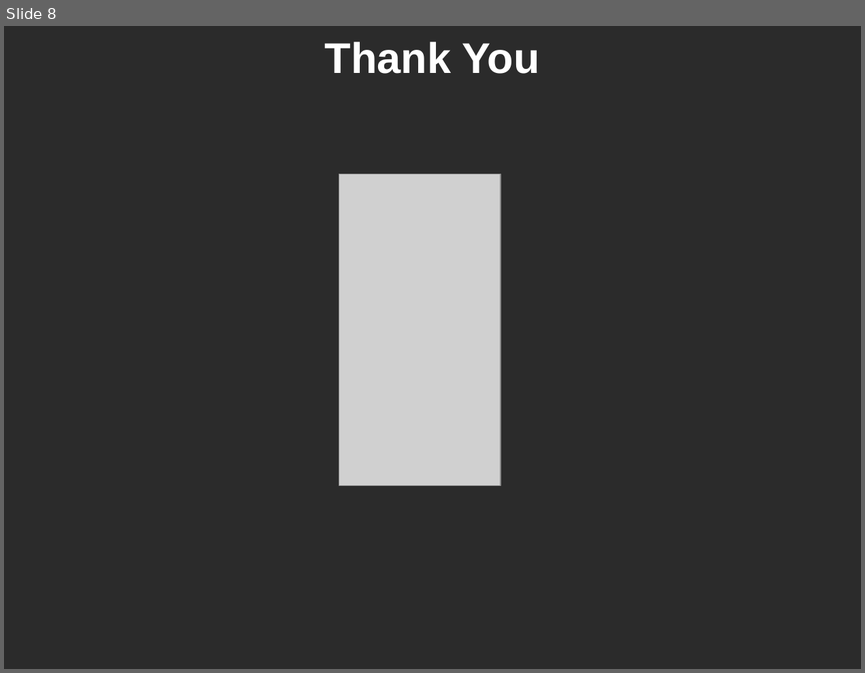
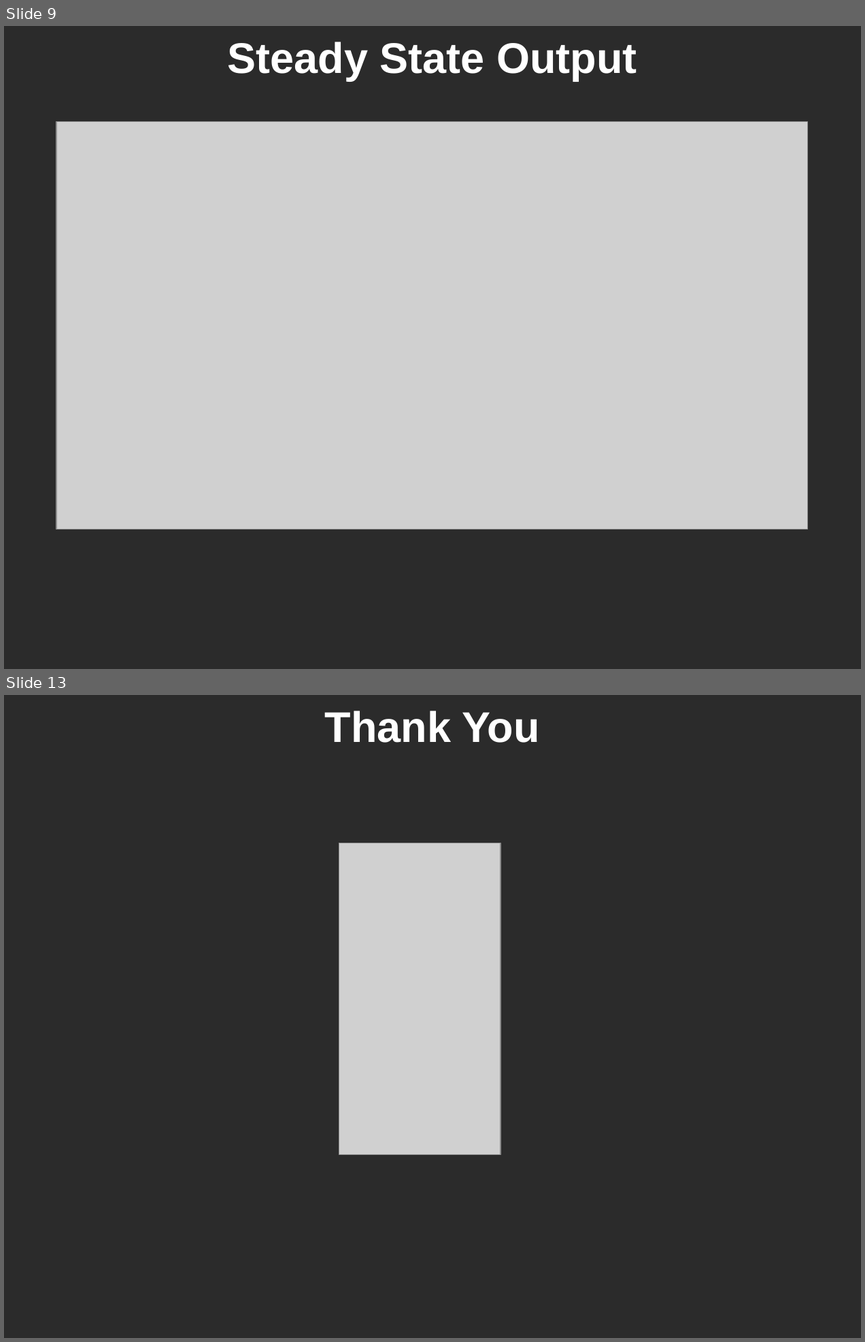
Before and after one commit to ominux/ece532, a slide deck: project/april_11/john.pptx. Shown one above the other, each under a label of ours: slide 8 before the commit, slides 9 and 13 after it; the slides between them are not shown. The pictures are 865x673 and 865x1342 pixels, drawn with LibreOffice and Linux fonts; fonts in the diff are those of the drawing; grey boxes stand for pictures; background and template pictures are left out; a plain dark background stands for a picture behind light text. Boxes give left, top, right and bottom in pixels: in the first picture for what was removed or moved away, otherwise in the second. Text is boxed around its words. In the diff, an @@ line names an element or a change of style, - is before the commit and + after.

```diff
--- a/project/april_11/john.pptx
+++ b/project/april_11/john.pptx
@@ slide 9 added at (x1=4, y1=26, x2=861, y2=669), background picture (left out) @@
@@ text added at (x1=228, y1=42, x2=636, y2=80), 36 pt, text #FFFFFF, bold @@
+Steady State Output
@@ picture added at (x1=56, y1=121, x2=807, y2=529) @@
@@ what was slide 8 is now slide 13 @@
```
Also in this commit, not shown: 1 slide changed, 6 other slides added, 2 slides removed, 8 other files.
